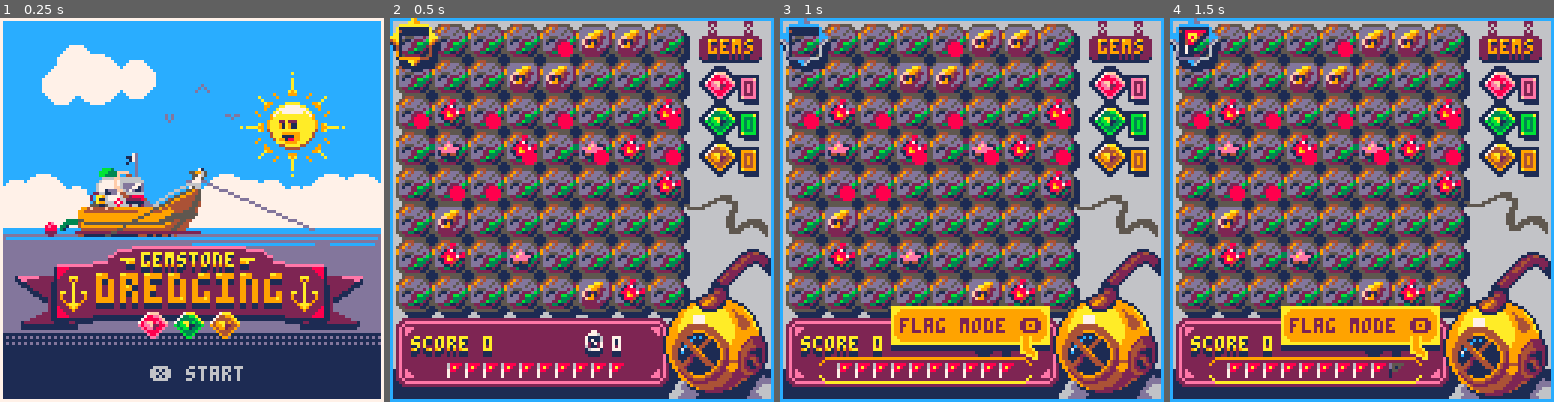
Above: before the commit, frames 1-4 (left to right).
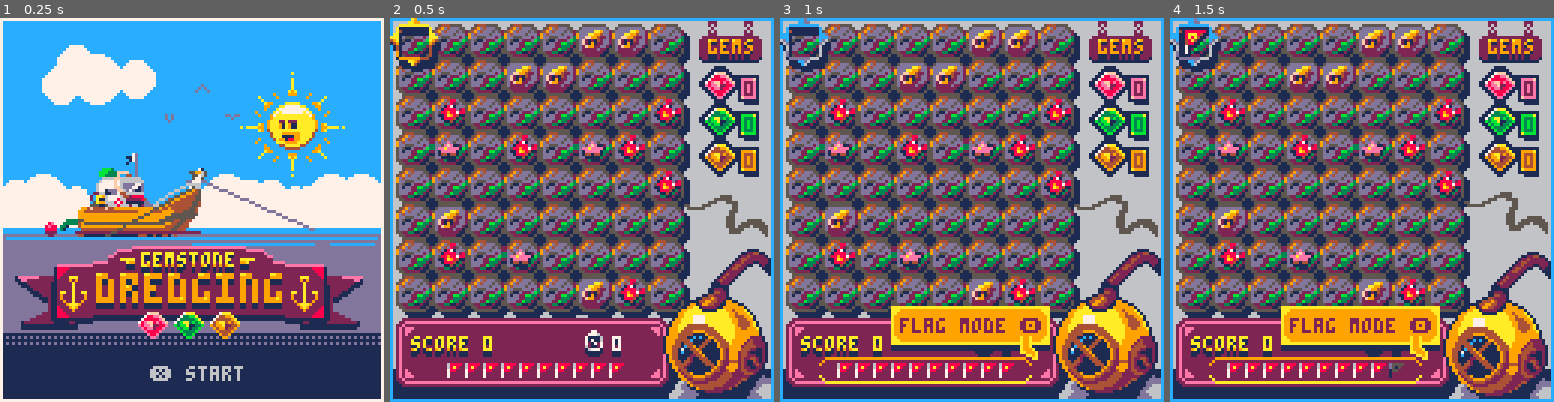
Above: after the commit, the same moments.

Repository: TheSailor1/PICO-8
Game: PICO-8 cartridge gem/gem.p8
Two runs of this game, one before a commit and one after it. Both use one fixed random seed, a clock stepped at 60 frames per second and the inputs below.
Inputs:
- Up to frame 1 (0.25 s): no input
- Up to frame 2 (0.5 s): tap X (X key) at 0.33 s
- Up to frame 3 (1 s): tap O (Z key) at 0.7 s
- Up to frame 4 (1.5 s): tap X (X key) at 1.07 s

Frame 1 is identical in both runs. In frame 2, 1.3% of the frame differs, in the area x 6-76%, y 6-48%; in frame 3, 1.3%; in frame 4, 1.3%, in the area x 5-76%, y 6-48%.

Commit message:
New sounds & Scoring

Diff:
--- a/gem/gem.p8
+++ b/gem/gem.p8
@@ -28,7 +28,7 @@
 	debug={}
 
 	--★
-	showmines=true
+	showmines=false
 	showgems=false
 end
 
@@ -458,6 +458,7 @@
 	movecursor()
 
 	if btnp(🅾️) then
+		sfx(58)
 		if curt=="dig" then
 			curt="flag"
 		else
@@ -887,19 +888,93 @@
 	line(0,36,127,36,10)
 	line(0,69,127,69,4)
 
+
+	local i
+	--orange shadow
+	for i=0,15 do
+		pal(i,4)
+	end
+	--flag
+	sspr(39,109,9,10,12,52)
+	--red
+	sspr(41,39,10,9,43,53)
+	--green
+	sspr(51,39,10,9,73,53)
+	--orange
+	sspr(61,39,10,9,103,53)
+
+
+	--blue outline
+	for i=0,15 do
+		pal(i,1)
+	end
+
+	--red
+	sspr(41,39,10,9,43,50)
+	sspr(41,39,10,9,43,52)
+	sspr(41,39,10,9,42,51)
+	sspr(41,39,10,9,44,51)
+	--green
+	sspr(51,39,10,9,73,50)
+	sspr(51,39,10,9,73,52)
+	sspr(51,39,10,9,72,51)
+	sspr(51,39,10,9,74,51)
+	--orange
+	sspr(61,39,10,9,103,50)
+	sspr(61,39,10,9,103,52)
+		sspr(61,39,10,9,102,51)
+	sspr(61,39,10,9,104,51)
+
+	pal()
+
+	--flag
+	sspr(39,109,9,10,12,51)
+	--red
+	sspr(41,39,10,9,43,51)
+	--green
+	sspr(51,39,10,9,73,51)
+	--orange
+	sspr(61,39,10,9,103,51)
+
+	--text(points)
+	print(flagtiles.."X",12,44,2)
+	print(flagtiles.."X",12,43,7)
+	print("15",12,63,4)
+
+	print(gems_r.."X",44,44,2)
+	print(gems_r.."X",44,43,7)
+	print("10",44,63,4)
+
+	print(gems_g.."X",74,44,2)
+	print(gems_g.."X",74,43,7)
+	print("20",74,63,4)
+
+	print(gems_o.."X",104,44,2)
+	print(gems_o.."X",104,43,7)
+	print("30",104,63,4)
+
 	--divider
 	rectfill(0,70,127,74,9)
---	line(0,70,127,70,10)
---	line(0,73,127,73,10)
 	line(0,74,127,74,4)
 	fillp(0xcc33)
 	rectfill(0,70,127,73,148)
 	fillp()
 
 	--points
-	rectfill(0,75,127,88,9)
-	line(0,89,127,89,4)
-	rectfill(0,90,127,92,1)
+	rectfill(0,75,127,90,9)
+	line(0,76,127,76,10)
+	line(0,91,127,91,4)
+	rectfill(0,92,127,94,1)
+
+	local f_points=flagtiles*15
+	local r_points=gems_r*10
+	local g_points=gems_g*20
+	local o_points=gems_o*30
+
+	local newscore=score+f_points+r_points+g_points+o_points
+
+	print("\^t\^wscore "..newscore,24,81,4)
+	print("\^t\^wscore "..newscore,24,79,7)
 
 	--frame
 	rect(0,0,127,127,10)
@@ -1050,16 +1125,16 @@
 00122222222221111122111111000000000000000000000000000000000000000000000000000000000000000011111122111111222222222210000000000000
 00111111111111111111100000000000000000000000000000000000000000000000000000000000000000000000000111111111111111111110000000000000
 00111111111111111111100000000000000000000000000000000000000000000000000000000000000000000000000111111111111111111100000000000000
-68888d555500051111115000000000a9000000011111111100000000000000000000000000000000000000000000000000000000000000000000000000000000
+68888d555500051111115000000000a9000000001111111000000000000000000000000000000000000000000000000000000000000000000000000000000000
 68a80d51500051994444150000000aa9900000018888888100000000000000000000000000000000000000000000000000000000000000000000000000000000
 78800155000519888888412000aaaaaaaaaa00018aaa841100000000000000000000000000000000000000000000000000000000000000000000000000000000
 7000010000014888888884100a1111111111a0018a8a411000000000000000000000000000000000000000000000000000000000000000000000000000000000
 70000100000128a9989a84100a0000000000a00148a4110000000000000000000000000000000000000000000000000000000000000000000000000000000000
 000000000001289a98998410aa0000000000aa014881100000000000000000000000000000000000000000000000000000000000000000000000000000000000
 00000000000128999888841aaa0000000000aaa17111000000000000000000000000000000000000000000000000000000000000000000000000000000000000
-0000000000012888888882149a0000000000a9417110000000000000000000000000000000000000000000000000000000000000000000000000000000000000
-00000000000128888898421149000000000094117110000000000000000000000000000000000000000000000000000000000000000000000000000000000000
-00000000000512888444215014000000000041011110000000000000000000000000000000000000000000000000000000000000000000000000000000000000
+0000000000012888888882149a0000000000a9417100000000000000000000000000000000000000000000000000000000000000000000000000000000000000
+00000000000128888898421149000000000094117100000000000000000000000000000000000000000000000000000000000000000000000000000000000000
+00000000000512888444215014000000000041011100000000000000000000000000000000000000000000000000000000000000000000000000000000000000
 00000000000051222222150004000000000041000007100000077000000000000000000000000000000000000000000000000000000000000000000000000000
 00000000000005111111500009000000000041005599655000019900000000000000000000000000000000000000000000000000000000000000000000000000
 00000000000000000000000009000000000041000557650005576000000000000000000000000000000000000000000000000000000000000000000000000000
Not shown, changed: the sound effects (__sfx__) section of gem/gem.p8
